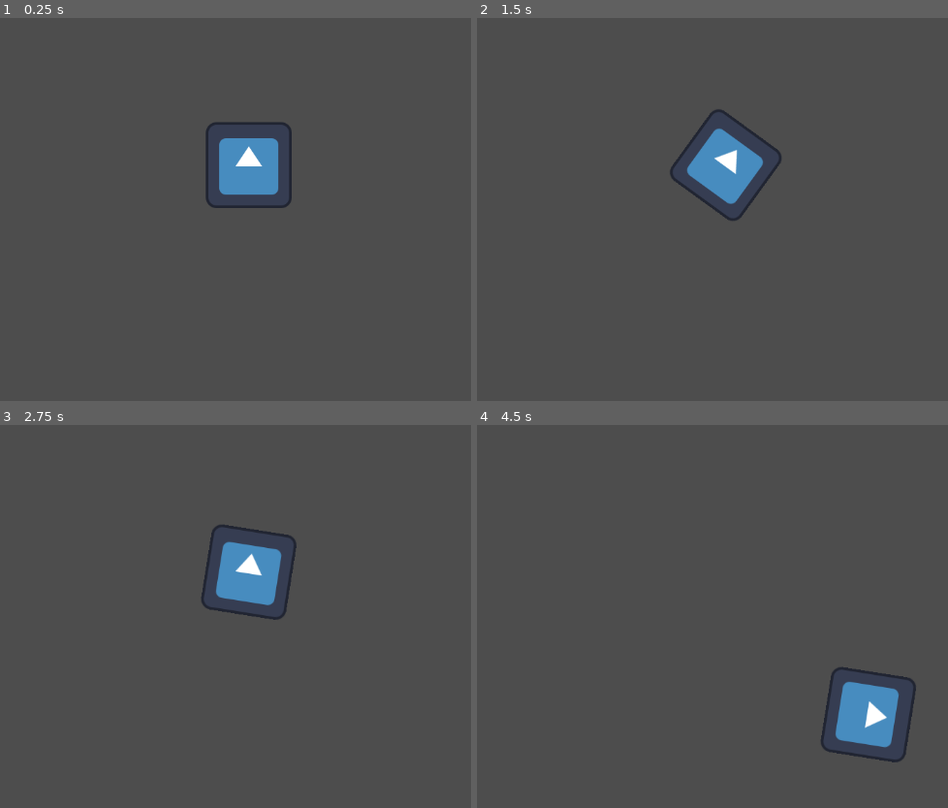
Above: before the commit, frames 1-4 (two rows, left to right).
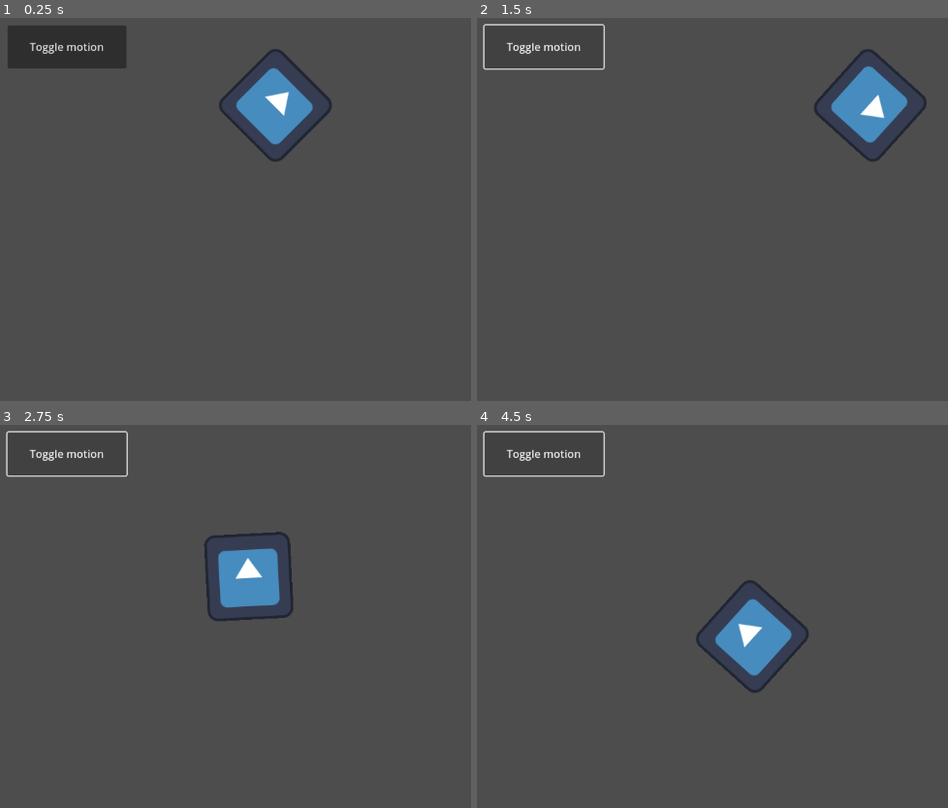
Above: after the commit, the same moments.

Repository: PedroSaraviaQ/gaming-lab
Game: Godot game, scene res://Signals.tscn
The game is run twice, just before and just after one commit, with the same random seed, the same clock (stepped at 60 frames per second) and the same inputs. Before the commit the project starts from res://FirstScript.tscn. The engine's default icon, where the game draws it, is replaced by a stand-in: a white triangle on a blue panel in a dark square.
Inputs (mouse positions are in pixels of both pictures, inside the frame that each line leads up to):
- Up to frame 1 (0.25 s): no input
- Up to frame 2 (1.5 s): click (542, 48) at 0.5 s, where only the run after the commit has a clickable "Toggle motion"; tap Enter at 1.25 s; hold Right (ui_right) from 1.28 s (still down)
- Up to frame 3 (2.75 s): release Right (ui_right) at 2.03 s; hold Left (ui_left) from 2.03 s (still down)
- Up to frame 4 (4.5 s): release Left (ui_left) at 2.78 s; hold Right (ui_right) 2.78-3.53 s; hold Up (ui_up) 3.53-4.28 s; hold Left (ui_left) from 4.28 s (still down)

The runs differ from the first frame. In frame 1, 7.3% of the frame differs, in the area x 1-71%, y 2-50%; in frame 2, 5.4%; in frame 3, 1.8%; in frame 4, 5.4%.

Commit message:
add signals

Diff:
--- a/godot/FirstScript/FirstScript.gd
+++ b/godot/FirstScript/FirstScript.gd
@@ -12,21 +12,29 @@
 #* "_process" is called every frame (60 times per second by default).
 #* It takes a "delta" parameter, which is the time elapsed since the last frame.
 func _process(delta):
-	var direction = 0
+	# var direction = 0
 
 	#* Use the "Input" singleton (global object) to check for user input.
 	#! But you can also define the "_unhandled_input" function to handle it.
-	if Input.is_action_pressed("ui_left"):
-		direction = -1
-	if Input.is_action_pressed("ui_right"):
-		direction = 1
+	# if Input.is_action_pressed("ui_left"):
+	# 	direction = -1
+	# if Input.is_action_pressed("ui_right"):
+	# 	direction = 1
 
 	#* "rotation" is a property inherited from Node2D.
-	rotation += angular_speed * direction * delta
+	# rotation += angular_speed * direction * delta
+	rotation += angular_speed * delta
 
-	var velocity = Vector2.ZERO
-	if Input.is_action_pressed("ui_up"):
-		velocity = Vector2.UP.rotated(rotation) * speed
+	# var velocity = Vector2.ZERO
+	# if Input.is_action_pressed("ui_up"):
+	# 	velocity = Vector2.UP.rotated(rotation) * speed
+
+	var velocity = Vector2.UP.rotated(rotation) * speed
 
 	#! The "position" property is of type "Vector2".
 	position += velocity * delta
+
+#* This is a signal, it will be emitted when the button is clicked.
+#? For this to work, we have commented out some lines of code.
+func _on_button_pressed():
+	set_process(not is_processing())
--- /dev/null
+++ b/godot/FirstScript/Signals.tscn
@@ -0,0 +1,16 @@
+[gd_scene load_steps=2 format=3 uid="uid://owrgx36ykgdd"]
+
+[ext_resource type="PackedScene" uid="uid://caqam5p3va4bd" path="res://FirstScript.tscn" id="1_3mfba"]
+
+[node name="Node2D" type="Node2D"]
+
+[node name="Sprite2D" parent="." instance=ExtResource("1_3mfba")]
+
+[node name="Button" type="Button" parent="."]
+offset_left = 102.0
+offset_top = 89.0
+offset_right = 279.0
+offset_bottom = 153.0
+text = "Toggle motion"
+
+[connection signal="pressed" from="Button" to="Sprite2D" method="_on_button_pressed"]
--- a/godot/FirstScript/project.godot
+++ b/godot/FirstScript/project.godot
@@ -11,6 +11,6 @@
 [application]
 
 config/name="FirstScript"
-run/main_scene="res://FirstScript.tscn"
+run/main_scene="res://Signals.tscn"
 config/features=PackedStringArray("4.1", "Forward Plus")
 config/icon="res://icon.svg"
